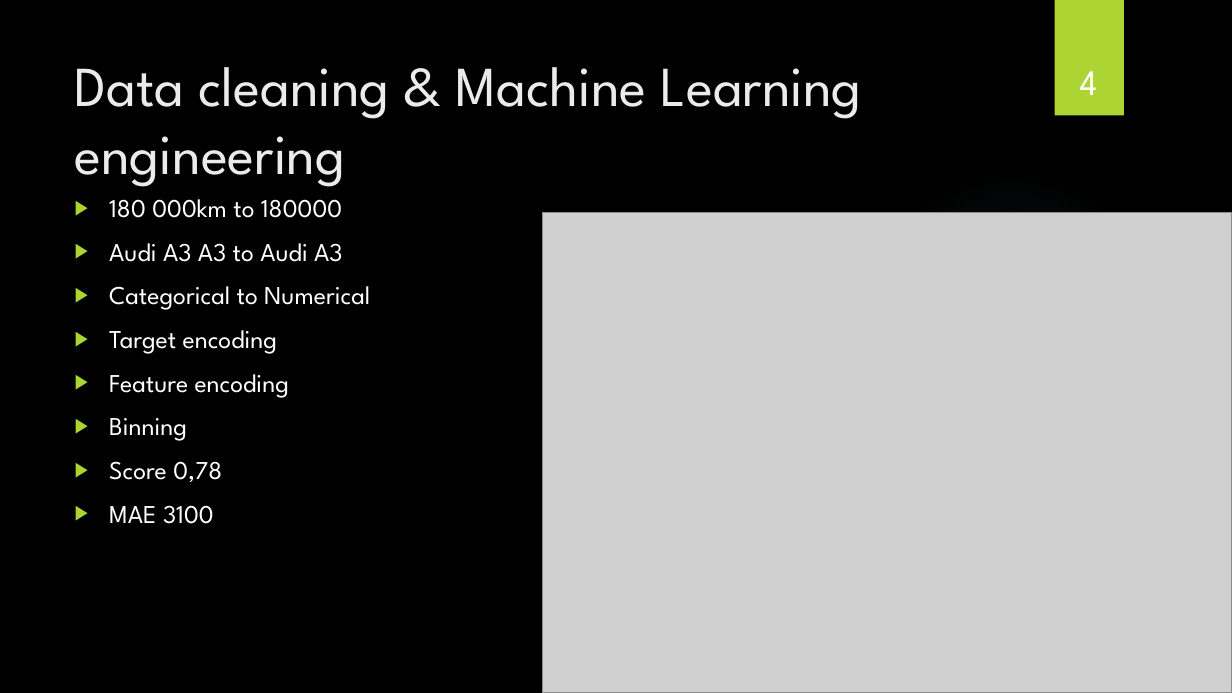
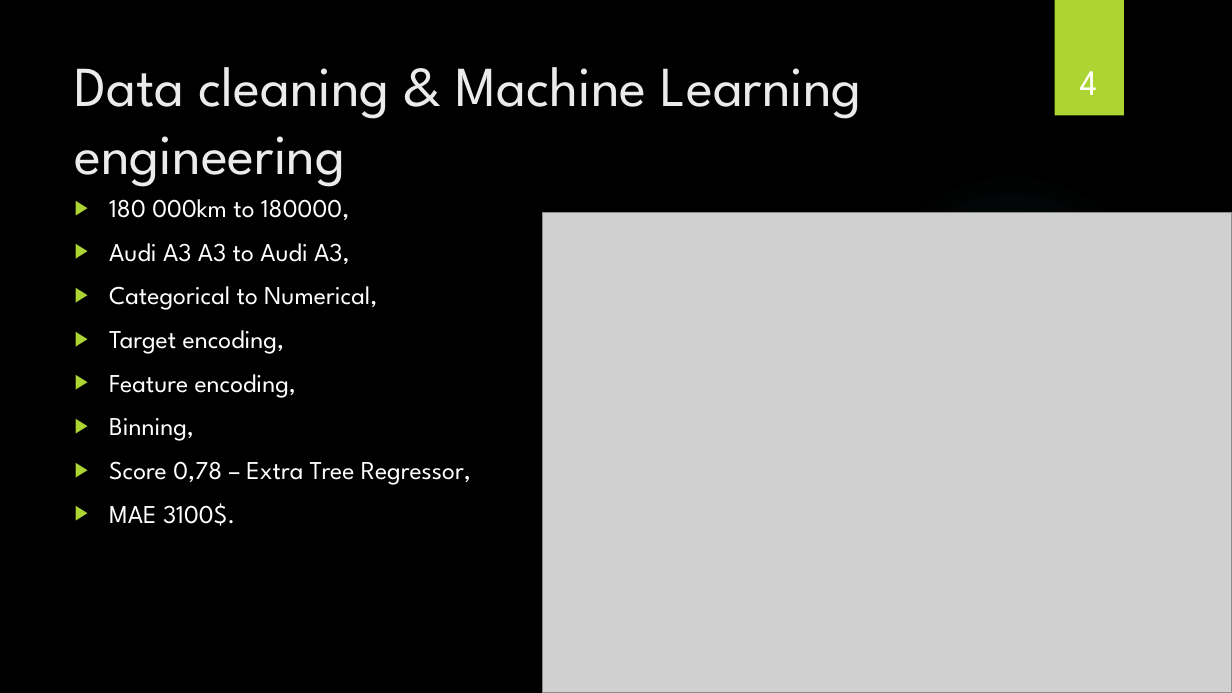
Before and after one commit to JeremDasilva/Project-Final, a slide deck: slide 4 of Car sales analysis and prediction.pptx. Drawn at 1232x693 pixels with LibreOffice and Linux fonts; fonts in the diff are those of the drawing; grey boxes stand for pictures; background and template pictures are left out. Boxes give left, top, right and bottom in pixels: in the first picture for what was removed or moved away, otherwise in the second. Text is boxed around its words. In the diff, an @@ line names an element or a change of style, - is before the commit and + after.

```diff
--- a/Car sales analysis and prediction.pptx
+++ b/Car sales analysis and prediction.pptx
@@ text at bbox=[109, 199, 471, 526]: text changed @@
-▶ 180 000km to 180000
-▶ Audi A3 A3 to Audi A3
-▶ Categorical to Numerical
-▶ Target encoding
-▶ Feature encoding
-▶ Binning
-▶ Score 0,78
-▶ MAE 3100
+▶ 180 000km to 180000,
+▶ Audi A3 A3 to Audi A3,
+▶ Categorical to Numerical,
+▶ Target encoding,
+▶ Feature encoding,
+▶ Binning,
+▶ Score 0,78 – Extra Tree Regressor,
+▶ MAE 3100$.
```
Also in this commit, not shown: 3 other slides changed, 1 other file.
